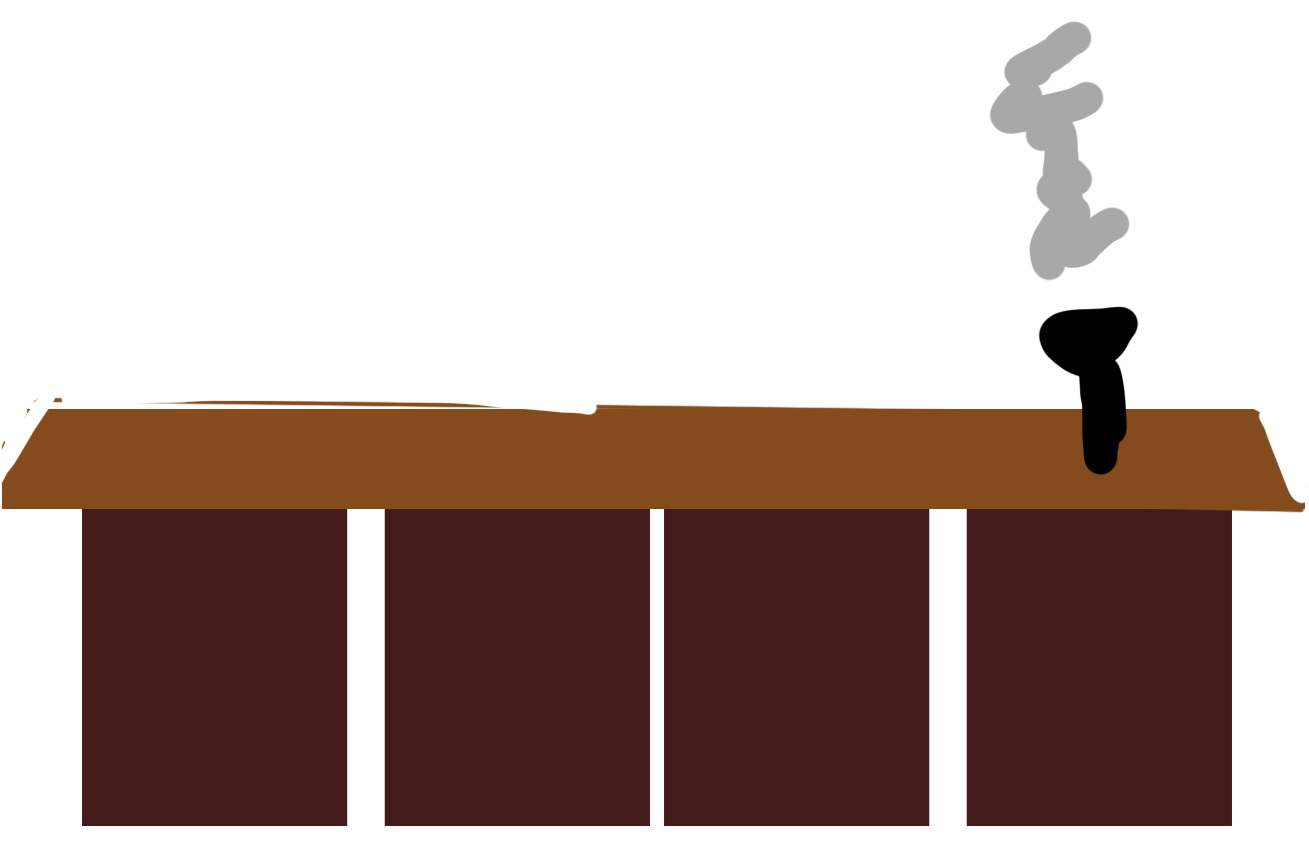
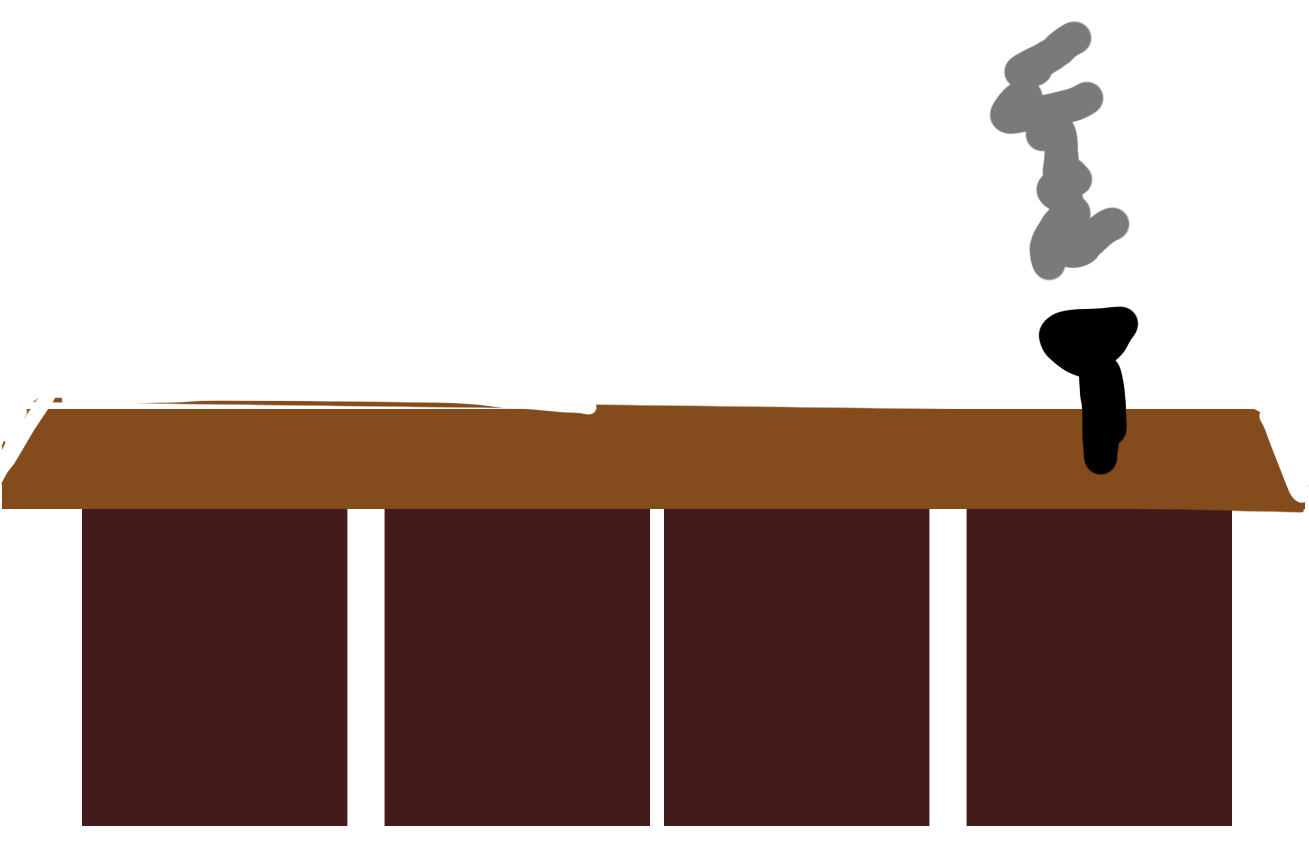
The second (1309, 856) image is a revision of the first. Changes to its layers:
added layer "Layer 3" above "Layer 2" over [1, 21, 1309, 826]
